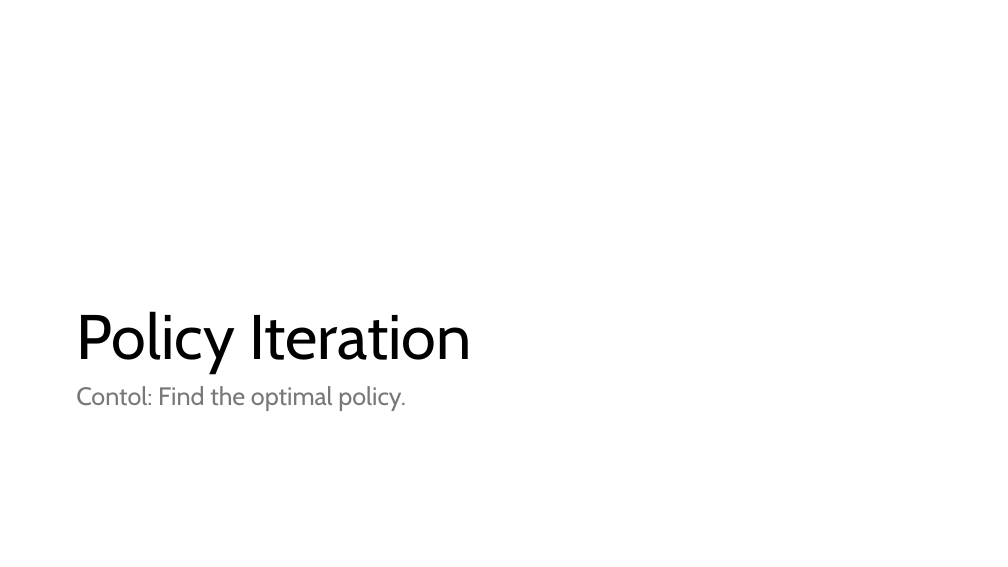
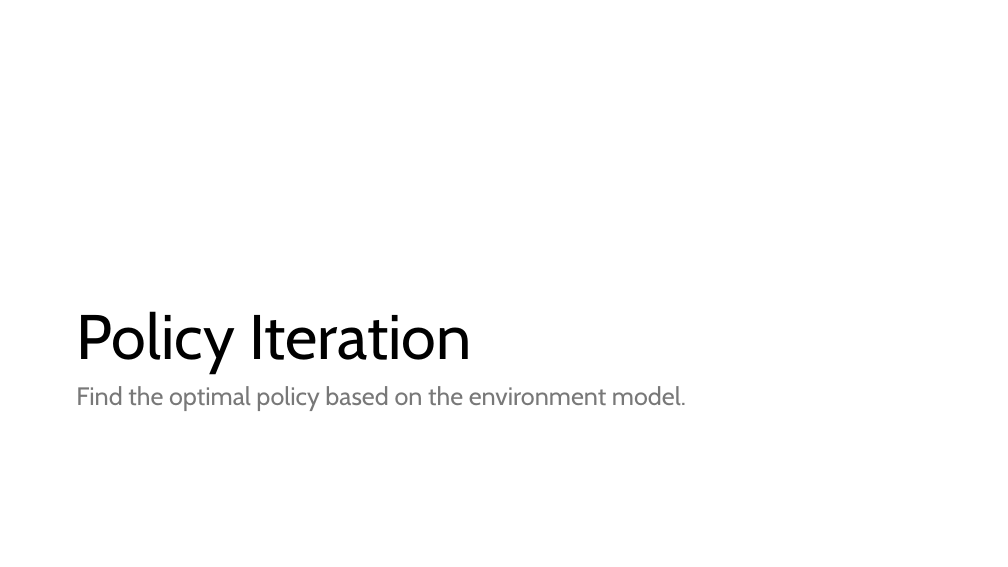
Before and after one commit to mhahsler/Introduction_to_Reinforcement_Learning, a slide deck: slide 12 of slides/Lecture_Chapter04.pptx. Drawn at 1008x567 pixels with LibreOffice and Linux fonts; fonts in the diff are those of the drawing. Boxes give left, top, right and bottom in pixels: in the first picture for what was removed or moved away, otherwise in the second. Text is boxed around its words. In the diff, an @@ line names an element or a change of style, - is before the commit and + after.

```diff
--- a/slides/Lecture_Chapter04.pptx
+++ b/slides/Lecture_Chapter04.pptx
@@ text at (x1=76, y1=386, x2=686, y2=411): text changed @@
-Contol: Find the optimal policy.
+Find the optimal policy based on the environment model.
```
Also in this commit, not shown: 15 other slides changed, 1 slide added, 1 slide removed, 1 other file.
